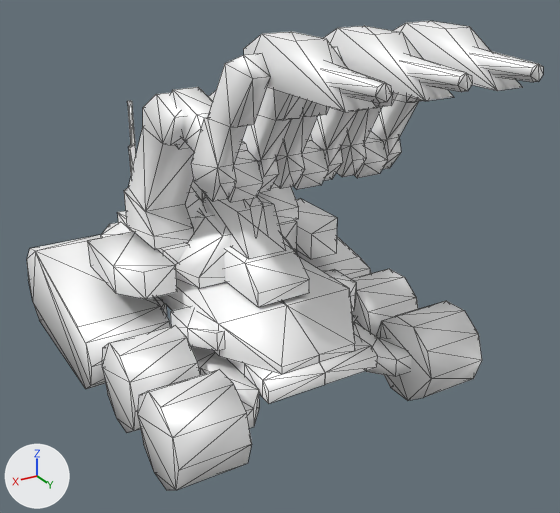
A saved change to the glTF model assets/models/engineer3.glb.
Both versions are drawn from a camera (50 mm lens) standing at (8.78, 16.01, 11.02) and looking at (-0.2, 1.04, 3.54). Lighting does not change. The marker at lower left points along +X, +Y and +Z. The first picture is the older version. Mesh edges are drawn as thin lines.

In view in the first picture: 'L_Wheels', 'Muzzle_Pivot', 'Pivot', 'R_Wheels', 'Turret', 'Turret_Barrel', 'UEL0309'.
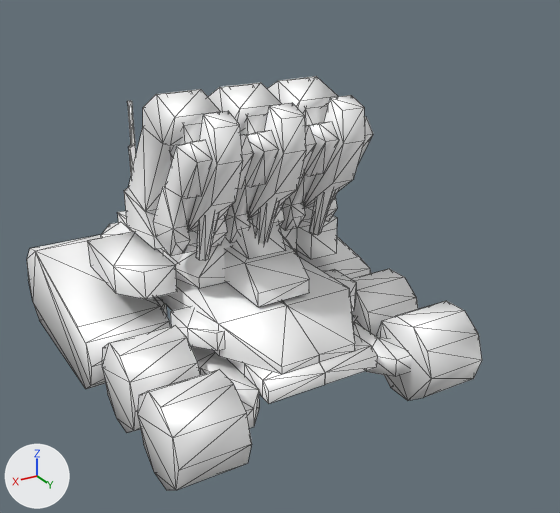
Location of each change, (x1, y1, x2, y2) in pixels of the pictures (560 x 513 px):
'Muzzle_Pivot', turned: before (244, 21, 543, 112); after (188, 95, 365, 261)
'Turret_Barrel', turned: before (191, 46, 424, 201); after (153, 117, 373, 256)
'Pivot', turned (mostly hidden afterwards): before (169, 87, 388, 202); after (170, 105, 327, 253)

What changed in the scene script:
```text
Change ob_pivot:
    ob_pivot.rotation_euler: (0.0, 0.0, 0.0) -> (-1.253, 0.0, 0.0)  # degrees (0, 0, 0) -> degrees (-72, 0, 0)
Change ob_turret_barrel:
    ob_turret_barrel.rotation_euler: (0.0, 0.0, 0.0) -> (1.253, 0.0, 0.0)  # degrees (0, 0, 0) -> degrees (72, 0, 0)
Change ob_muzzle_pivot:
    ob_muzzle_pivot.rotation_euler: (0.0, 0.0, 0.0) -> (-1.92, 0.0, 0.0)  # degrees (0, 0, 0) -> degrees (-110, 0, 0)
```
